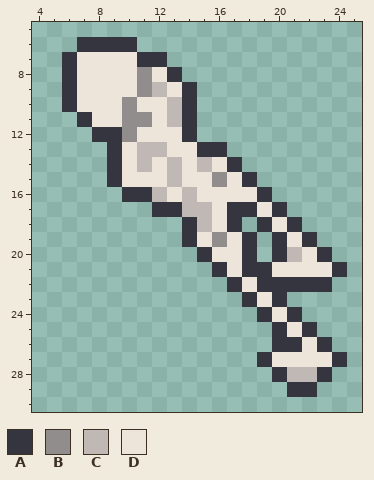
File history of a pixel-art sprite, Sprites/Skeleton/skeleton_left_0.png. Above is the file before it was changed.
The file is 32x32 pixels. Shown: x 4..25, y 5..30.
Palette (. is transparent): A #353540  B #918d8d  C #bfb8b4  D #ede4da
Pixels before, first column x 6:
 6 .AAAA..............
 7 ADDDDAA............
 8 ADDDDBDA...........
 9 ADDDDBCDA..........
10 ADDDBDDCA..........
11 .ADDBBDCA..........
12 ..AABDDDA..........
13 ...ADCCDDAA........
14 ...ADCDCDCDA.......
15 ...ADDDCDDBDA......
16 ....AACDCDDDDA.....
17 ......AACCDAADA....
18 ........ACDA.ADA...
19 ........ADBDA.ADA..
20 .........ADDA.ACDA.
21 ..........ADAADDDDA
22 ...........ADAAAAA.
23 ............ADA....
24 .............ADA...
25 ..............ADA..
26 ..............AADA.
27 .............ADDDDA
28 ..............ACCA.
29 ...............AA..
And afterwards:
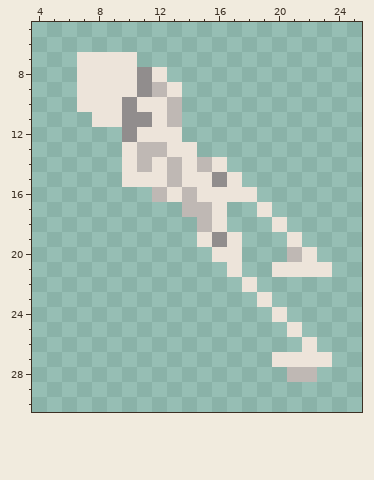
Edits made:
Changed rows in their new state; - is an unchanged pixel.
first column x 6:
 6 -....--------------
 7 .----..------------
 8 .------.-----------
 9 .-------.----------
10 .-------.----------
11 -.------.----------
12 --..----.----------
13 ---.-----..--------
14 ---.-------.-------
15 ---.--------.------
16 ----..-------.-----
17 ------..---..-.----
18 --------.--.-.-.---
19 --------.---.-.-.--
20 ---------.--.-.--.-
21 ----------.-..----.
22 -----------.-.....-
23 ------------.-.----
24 -------------.-.---
25 --------------.-.--
26 --------------..-.-
27 -------------.----.
28 --------------.--.-
29 ---------------..--
Pixel boxes of the changes (left, top, right, bottom) in both pictures:
erased: (62, 37, 347, 397)
